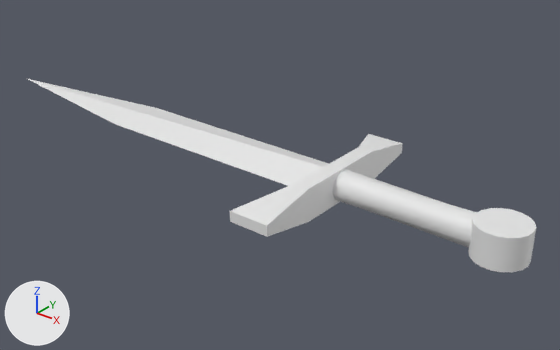
The FBX model KeepItAlive/Assets/Meshes/Dague.FBX as it was, and as the next commit left it.
Camera for both pictures: a 50 mm lens placed at (0.28, -0.25, 0.149), pointed at (0.07, 0.013, -0.013). Arrows for +X, +Y and +Z are at lower left; the lights stay in place. Where no turn or scale is listed for an object, it has been applied to the vertices.

The scene before the commit, as lines of its bpy script (objects in view):
```python
me_mesh = bpy.data.meshes.new('Mesh')
me_mesh.from_pydata(...)  # 153 vertices, 290 faces; spans x -0.112..0.199, y -0.05..0.05, z -0.008..0.008
ob_dague001 = bpy.data.objects.new('Dague001', me_mesh)
ob_dague001.location = (0.0, 0.0, 0.0)
```
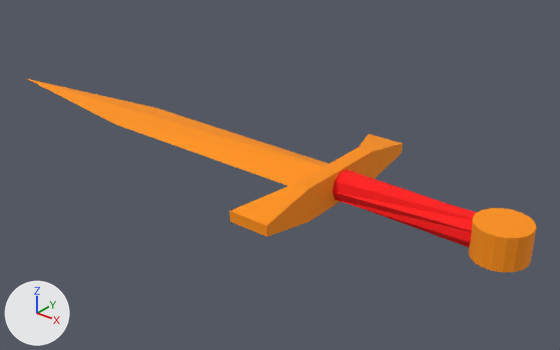
What the commit changed:
Material 'Material #2' (mat_material__2) is new.
Its base color is (1.0, 0.0, 0.0) (red #ff0000).
Its roughness is 0.859.
Material 'Material #14' (mat_material__14) is new.
Its base color is (1.0, 0.282, 0.0) (orange #ff9100).
Its roughness is 0.859.
me_mesh has 153 vertices, 290 faces and spans x -0.112..0.199, y -0.05..0.05, z -0.008..0.008.
me_mesh is used by ob_dague001; location (0.0, 0.0, 0.0).
me_mesh part 1: 74 of the faces centred in x 0.11..0.187, y -0.006..0.006, z -0.006..0.006 switch from no material to mat_material__2 (red #ff0000).
me_mesh part 2: 180 of the faces centred in x 0.176..0.198, y -0.011..0.011, z -0.007..0.007 switch from no material to mat_material__14 (orange #ff9100).
me_mesh part 3: 32 of the faces centred in x 0.07..0.114, y -0.05..0.05, z -0.008..0.008 switch from no material to mat_material__14 (orange #ff9100).
me_mesh part 4: 4 of the faces centred in x -0.005, y -0.005..0.005, z -0.002..0.002 switch from no material to mat_material__14 (orange #ff9100).

Where the change shows, as pixel boxes (x1, y1, x2, y2) in the pictures (560 x 350 px):
part 1 of me_mesh, recoloured (white to red): (332, 169, 477, 247) in both
part 2 of me_mesh, recoloured (white to orange): (468, 208, 536, 272) in both
part 3 of me_mesh, recoloured (white to orange): (119, 109, 403, 237) in both
part 4 of me_mesh, recoloured (white to orange): (28, 79, 324, 168) in both
